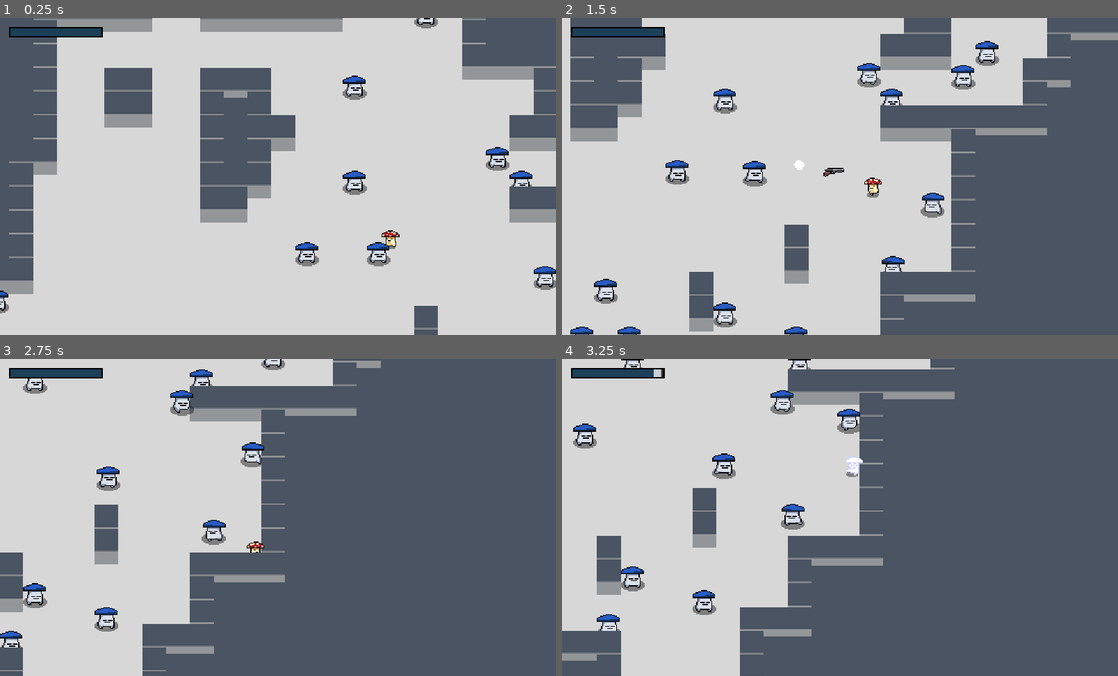
Above: before the commit, frames 1-4 (two rows, left to right).
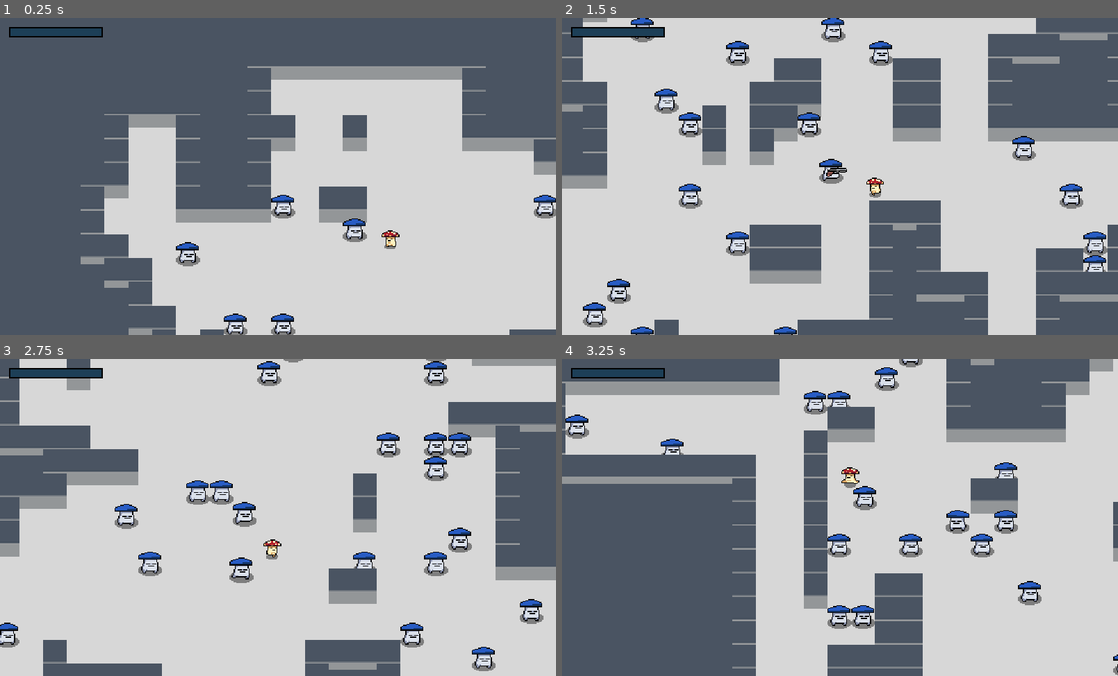
Above: after the commit, the same moments.

Repository: Hairic95/nuclear-throne-godot-clone
Game: Godot game, scene res://src/scenes/TestScene.tscn
Same seed, same stepped clock (60 frames per second), same inputs: the game is played once before the commit and once after it.
Inputs (mouse positions are in pixels of both pictures, inside the frame that each line leads up to):
- Up to frame 1 (0.25 s): no input
- Up to frame 2 (1.5 s): tap Enter (ui_accept) at 0.5, 0.6, 0.77, 1.07 s; move the mouse to (962, 160) at 0.52 s; hold D 0.53-1.28 s; move the mouse to (728, 192) at 1.27 s; hold S from 1.28 s (still down); right-click (728, 192) at 1.35 s
- Up to frame 3 (2.75 s): tap Enter (ui_accept) at 1.52, 1.55, 1.82, 2.3 s; move the mouse to (333, 447) at 2.02 s; release S at 2.03 s; press the mouse at (333, 447) at 2.03 s; hold D from 2.03 s (still down)
- Up to frame 4 (3.25 s): move the mouse to (812, 580) at 2.77 s; release D at 2.78 s; release the mouse at (812, 580) at 2.78 s; hold W from 2.78 s (still down); tap E (interact) at 2.85 s; tap Enter (ui_accept) at 3.02, 3.05 s

The runs differ from the first frame. In frame 1, 40% of the frame differs, in the area x 0-100%, y 0-100%; in frame 2, 40%; in frame 3, 63%; in frame 4, 74%.

Commit message:
added level progression and increasing difficulty

Diff:
--- a/assets/animation_tree/character_basic_tree.tres
+++ b/assets/animation_tree/character_basic_tree.tres
@@ -45,4 +45,4 @@
 nodes/tr_alive/position = Vector2( 980, 220 )
 nodes/tr_movement/node = SubResource( 7 )
 nodes/tr_movement/position = Vector2( 420, 180 )
-node_connections = [ "output", 0, "tr_alive", "os_hurt", 0, "tr_movement", "os_hurt", 1, "an_hurt", "tr_movement", 0, "an_idle", "tr_movement", 1, "an_run", "tr_alive", 0, "os_hurt", "tr_alive", 1, "an_dead" ]
+node_connections = [ "output", 0, "tr_alive", "os_hurt", 0, "tr_movement", "os_hurt", 1, "an_hurt", "tr_alive", 0, "os_hurt", "tr_alive", 1, "an_dead", "tr_movement", 0, "an_idle", "tr_movement", 1, "an_run" ]
--- a/project.godot
+++ b/project.godot
@@ -51,6 +51,7 @@
 [autoload]
 
 EventBus="*res://src/autoloads/EventBus.gd"
+LevelProgression="*res://src/autoloads/LevelProgression.gd"
 
 [display]
 
--- /dev/null
+++ b/src/autoloads/LevelProgression.gd
@@ -0,0 +1,43 @@
+extends Node
+
+var levels = [
+	{
+		"name": "1-1",
+		"size": 120,
+		"enemies": 10
+	},
+	{
+		"name": "1-2",
+		"size": 180,
+		"enemies": 20
+	},
+	{
+		"name": "1-3",
+		"size": 200,
+		"enemies": 35
+	}
+]
+
+var difficulty = 1
+
+var level_difficulty = {
+	"size": 120,
+	"enemies": 10
+}
+
+var current_level = 0
+
+func _ready():
+	pass # Replace with function body.
+
+func get_level_details():
+	return levels[current_level]
+
+func go_next_level():
+	difficulty += 1
+	level_difficulty.size += 100 * (difficulty)
+	level_difficulty.enemies += 8 * (difficulty)
+	if current_level < levels.size() - 1:
+		current_level += 1
+	else:
+		current_level = 0
--- a/src/scenes/LevelGeneration.gd
+++ b/src/scenes/LevelGeneration.gd
@@ -61,7 +61,7 @@
 		if !walls.has(wall + Vector2.DOWN) && !tiles.has(wall + Vector2.DOWN):
 			outerwalls.append(wall + Vector2.DOWN)
 
-func create_level_with_explosion():
+func create_level_with_explosion(level_size, number_of_enemies):
 
 	var iteration = 0
 	var maxIteration = 700
@@ -72,10 +72,9 @@
 					Vector2.ZERO,
 					directions[randi()%directions.size()]))
 
-	var max_tiles = 800
 	var explosions = 9
 
-	while(iteration < maxIteration && max_tiles > tiles.size()):
+	while(iteration < maxIteration && level_size > tiles.size()):
 
 		for walker in walkers:
 			if (!tiles.has(walker.position)):
@@ -120,9 +119,16 @@
 		if !(tiles.has(tile + Vector2.DOWN + Vector2.RIGHT)):
 			walls.append(tile + Vector2.DOWN + Vector2.RIGHT)
 
-		if randi()% 20 == 0:
-			enemies.append(tile)
+	var taken_tiles = []
 
+	for i in range(number_of_enemies):
+		var selected_tile = tiles[randi()%tiles.size()]
+		while taken_tiles.has(selected_tile):
+			selected_tile = tiles[randi()%tiles.size()]
+
+		enemies.append(selected_tile)
+
+		taken_tiles.append(selected_tile)
 
 	for wall in walls:
 		if !walls.has(wall + Vector2.DOWN) && !tiles.has(wall + Vector2.DOWN):
--- a/src/scenes/TestScene.gd
+++ b/src/scenes/TestScene.gd
@@ -20,7 +20,9 @@
 	EventBus.connect("got_weapon", self, "display_weapon")
 	EventBus.connect("health_changed", self, "health_changed")
 
-	$LevelGeneration.create_level_with_explosion()
+	var level_details = LevelProgression.level_difficulty
+
+	$LevelGeneration.create_level_with_explosion(level_details.size, level_details.enemies)
 
 	for tile in ($LevelGeneration.tiles):
 		$Statics.set_cell(tile.x, tile.y, 0)
@@ -33,6 +35,11 @@
 		var new_enemy = preload("res://src/entities/enemies/Enemy.tscn").instance()
 		new_enemy.global_position = $Statics.map_to_world(enemy) + Vector2(12, 12)
 		$YSortable/Entities.add_child(new_enemy)
+
+func _process(delta):
+	if Input.is_action_just_pressed("ui_accept"):
+		LevelProgression.go_next_level()
+		get_tree().change_scene("res://src/scenes/TestScene.tscn")
 
 func add_bullet(bullet_instance, starting_position, bullet_rotation):
 	bullet_instance.global_position = starting_position
